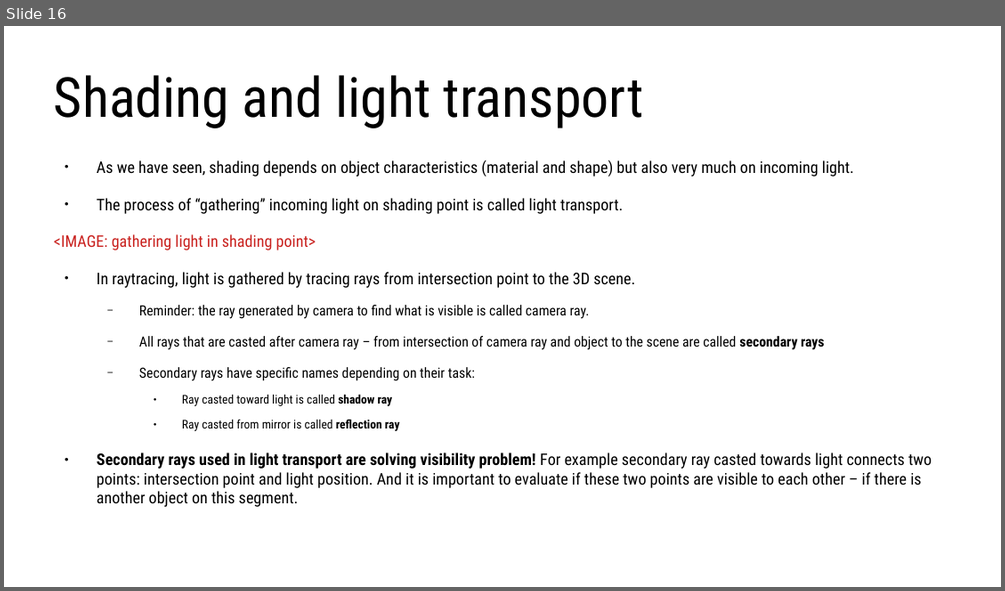
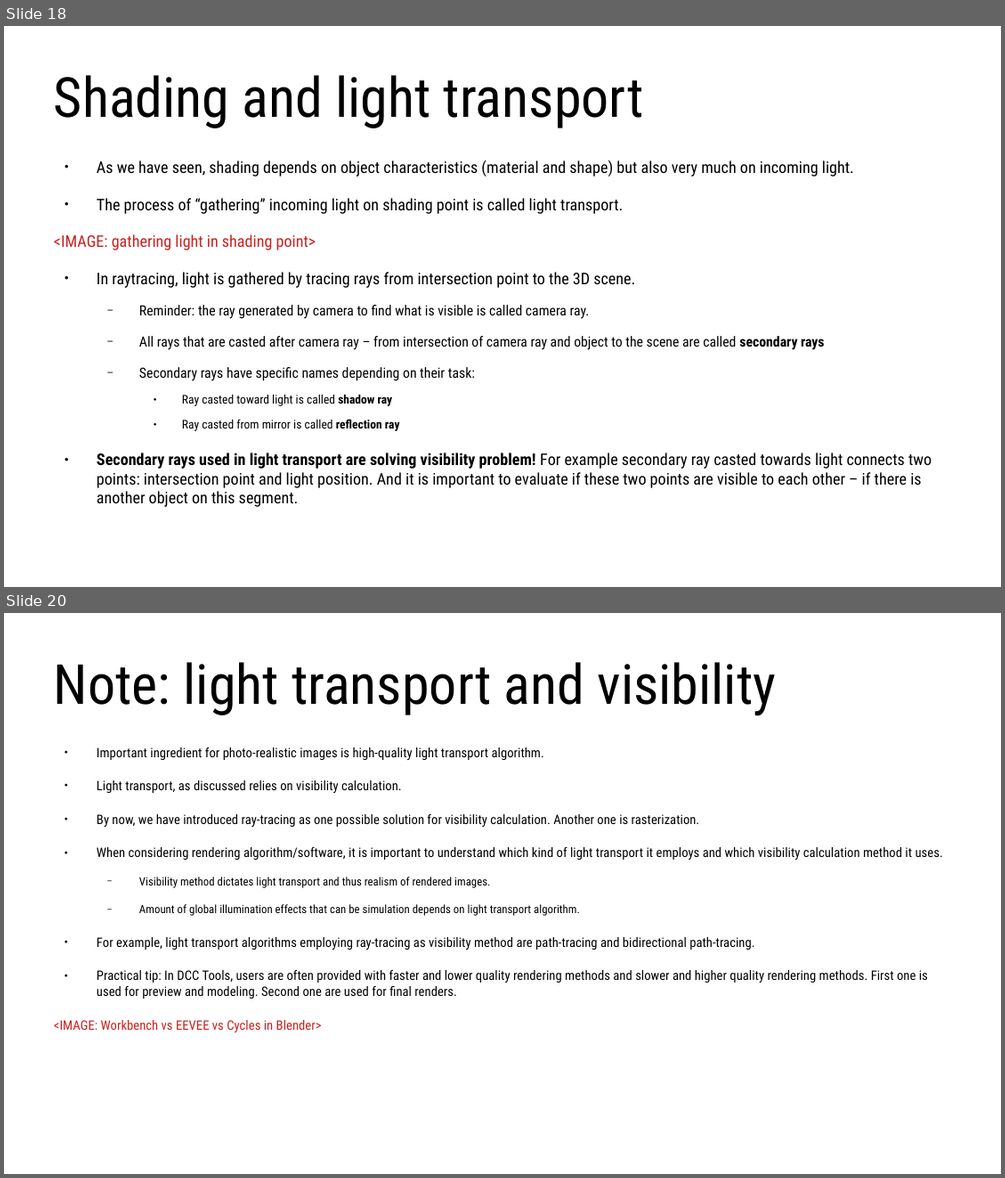
Before and after one commit to lorentzo/IntroductionToComputerGraphics, a slide deck: lectures/foundations_rendering/foundations_raytracing.odp. Shown one above the other, each under a label of ours: slide 16 before the commit, slides 18 and 20 after it; the slides between them are not shown. The pictures are 1005x591 and 1005x1178 pixels, drawn with LibreOffice and Linux fonts; fonts in the diff are those of the drawing. Boxes give left, top, right and bottom in pixels: in the first picture for what was removed or moved away, otherwise in the second. Text is boxed around its words. In the diff, an @@ line names an element or a change of style, - is before the commit and + after.

Commit message:
3d scene and rendering foundations

```diff
--- a/lectures/foundations_rendering/foundations_raytracing.odp
+++ b/lectures/foundations_rendering/foundations_raytracing.odp
@@ slide 20 added at box(4, 613, 1001, 1174), background #FFFFFF @@
@@ title added at box(54, 662, 777, 716), 44 pt, text #000000 @@
+Note: light transport and visibility
@@ text added at box(54, 747, 943, 1032), 10.4 pt, text #000000 @@
+● Important ingredient for photo-realistic images is high-quality light transport algorithm.
+● Light transport, as discussed relies on visibility calculation.
+● By now, we have introduced ray-tracing as one possible solution for visibility calculation. Another one is rasterization.
+● When considering rendering algorithm/software, it is important to understand which kind of light transport it employs and which visibility calculation method it uses.
+  − Visibility method dictates light transport and thus realism of rendered images.
+  − Amount of global illumination effects that can be simulation depends on light transport algorithm.
+● For example, light transport algorithms employing ray-tracing as visibility method are path-tracing and bidirectional path-tracing.
+● Practical tip: In DCC Tools, users are often provided with faster and lower quality rendering methods and slower and higher quality rendering methods. First one is used for preview and modeling. Second one are used for final renders.
+<IMAGE: Workbench vs EEVEE vs Cycles in Blender>
@@ what was slide 16 is now slide 18 @@
```
Also in this commit, not shown: 5 slides changed, 7 other slides added, 4 other files.
